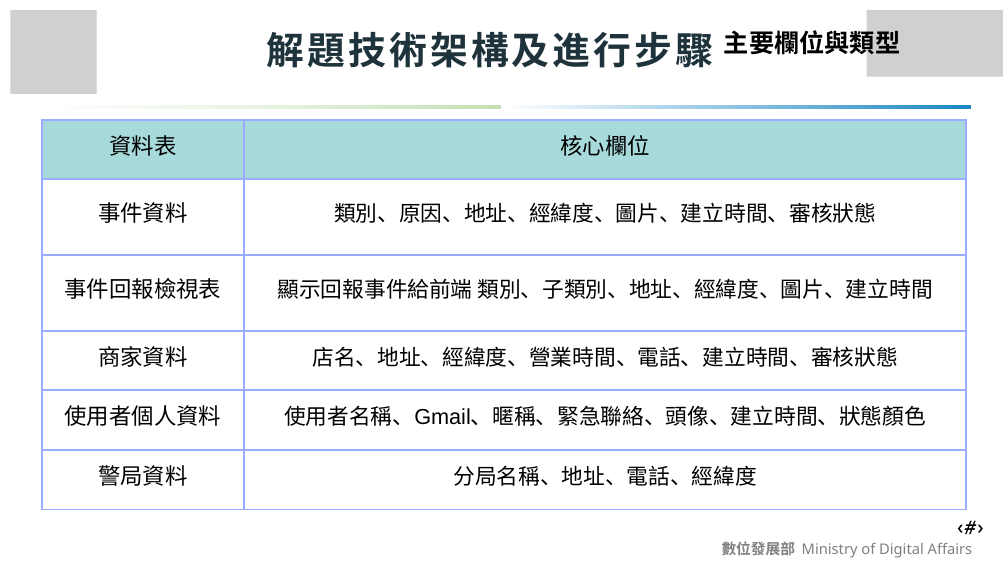
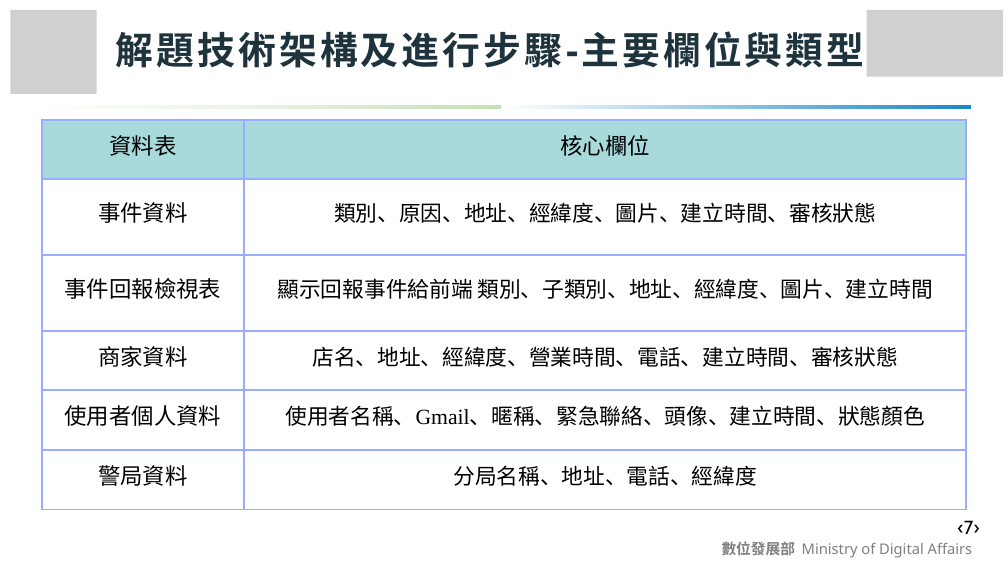
Before and after one commit to Sum5678/114502_project, a slide deck: slide 7 of 文件/競賽的相關東西/AIGO/怪人請離隊_構想簡報.pptx. Drawn at 1008x567 pixels with LibreOffice and Linux fonts; fonts in the diff are those of the drawing; grey boxes stand for pictures. Boxes give left, top, right and bottom in pixels: in the first picture for what was removed or moved away, otherwise in the second. Text is boxed around its words. In the diff, an @@ line names an element or a change of style, - is before the commit and + after.

```diff
--- a/文件/競賽的相關東西/AIGO/怪人請離隊_構想簡報.pptx
+++ b/文件/競賽的相關東西/AIGO/怪人請離隊_構想簡報.pptx
@@ text removed at <box>724,26,900,58</box> @@
-主要欄位與類型
@@ text at <box>116,31,865,68</box>: text changed @@
-解題技術架構及進行步驟
+解題技術架構及進行步驟-主要欄位與類型
@@ table at <box>42,120,966,510</box> @@
@@ font Arial to Times New Roman @@
@@ text at <box>958,520,980,534</box>: text changed @@
-‹#›
+‹7›
```
Also in this commit, not shown: 11 other slides changed.
